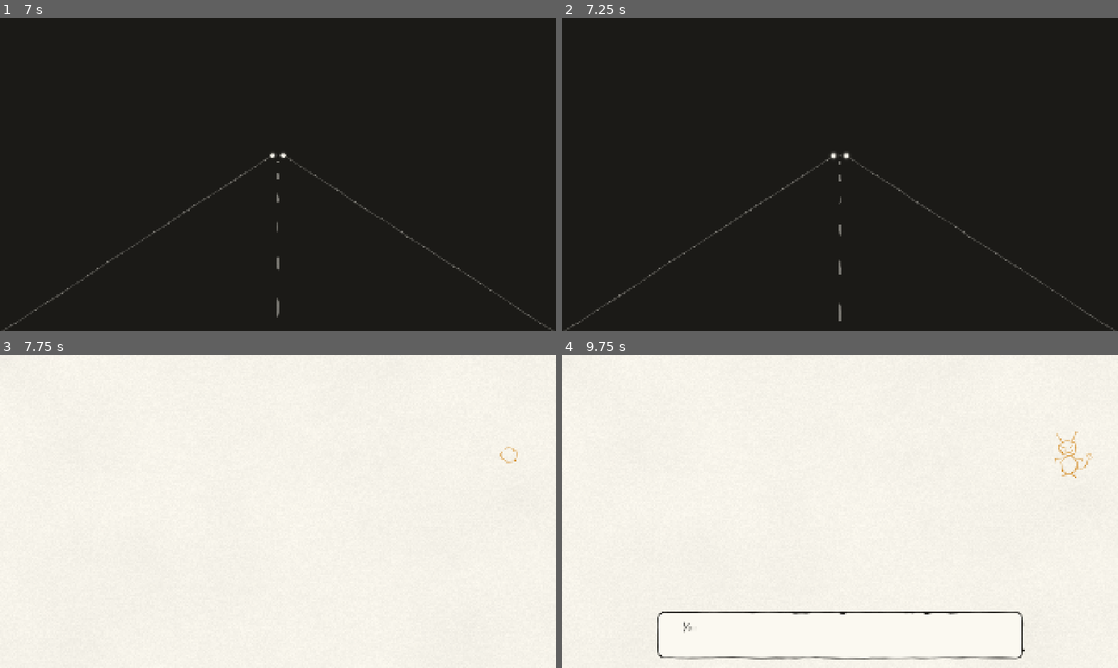
Above: before the commit, frames 1-4 (two rows, left to right).
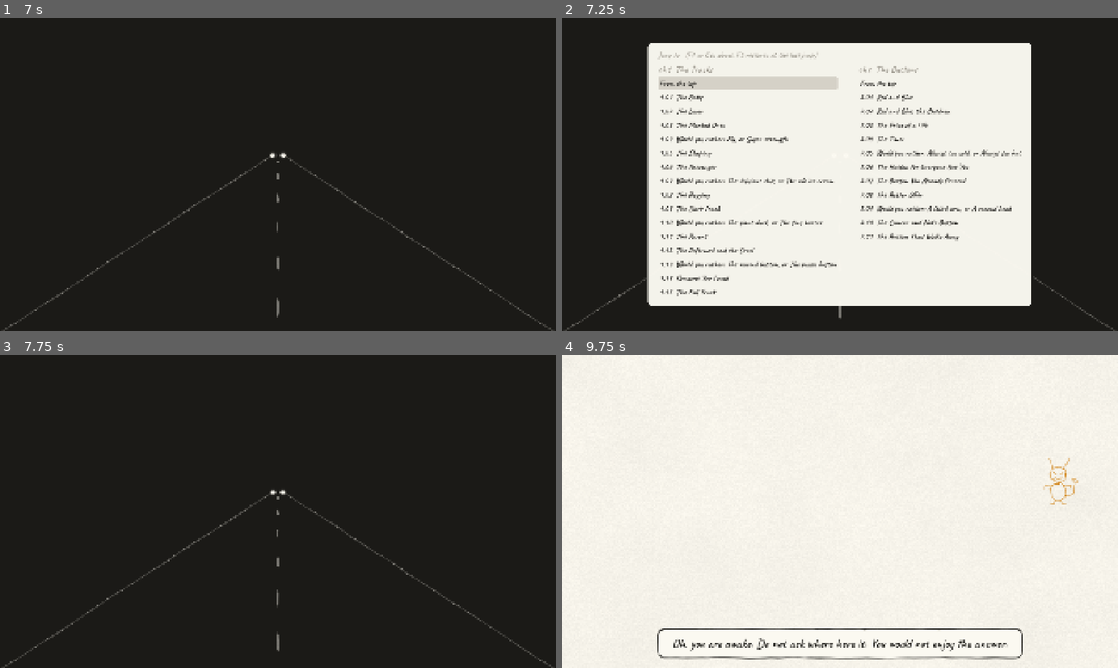
Above: after the commit, the same moments.

Repository: GoktugSugar/your_call
Game: Godot game, scene res://game/main.tscn
Same seed, same stepped clock (60 frames per second), same inputs: the game is played once before the commit and once after it. Sound files missing from this copy of the repository are replaced by a short silence.
Inputs (mouse positions are in pixels of both pictures, inside the frame that each line leads up to):
- Up to frame 1 (7 s): tap Enter at 0.5 s; move the mouse to (400, 158) at 0.52 s; press the mouse at (400, 158) at 0.53 s; release the mouse at (400, 158) at 1.25 s; drag from (166, 190) to (250, 237) at 1.27 s; move the mouse to (333, 105) at 2.02 s; hold Shift 2.03-2.75 s; click (333, 105) at 2.17 s; tap F5 (dev_restart) at 2.75, 3.5, 4.15, 5, 5.75, 6.5 s; drag from (250, 237) to (111, 127) at 2.77 s; move the mouse to (444, 221) at 3.52 s; tap Ctrl at 3.6 s; click (444, 221) at 3.67 s; drag from (111, 127) to (194, 96) at 4.27 s; move the mouse to (305, 174) at 5.02 s; hold 1 (choose_1) 5.03-5.75 s; click (305, 174) at 5.17 s; tap Escape (ui_cancel) at 5.65 s; drag from (194, 96) to (166, 190) at 5.77 s; move the mouse to (400, 158) at 6.52 s; tap Alt at 6.6 s; click (400, 158) at 6.67 s
- Up to frame 2 (7.25 s): tap F2 (dev_menu, bound only after the commit) at 7.15 s
- Up to frame 3 (7.75 s): click (183, 420) at 7.25 s, where only the run after the commit has a clickable "From the top"
- Up to frame 4 (9.75 s): drag from (728, 527) to (812, 574) at 8.02 s; move the mouse to (895, 442) at 8.77 s; press the mouse at (895, 442) at 8.78 s; release the mouse at (895, 442) at 9.5 s; drag from (812, 574) to (673, 464) at 9.52 s

Frame 1 is identical in both runs. In frame 2, 58% of the frame differs, in the area x 15-85%, y 8-97%; in frame 3, 100%, in the area x 0-100%, y 0-100%; in frame 4, 2.2%.

Commit message:
Add a dev menu on F2 to jump to any chapter or question
The game holds still while it is open. A jump restarts the run there, and F5 then restarts at the last jump. --menu and --menu-pick open it and pick from it for screenshots, and --target and --home steer the nuke stage's pin.

Co-Authored-By: Claude Opus 5.5 <noreply@anthropic.com>

Diff:
--- /dev/null
+++ b/dev/dev_menu.gd
@@ -0,0 +1,148 @@
+class_name DevMenu
+extends CanvasLayer
+## Development only: F2 opens a list of every chapter in the run and every question in it, with the
+## one being played marked. Picking one starts the run there. The game holds still while the list is
+## open, and F2 or Esc closes it again. Mouse or keys: the arrows move between entries, Enter picks.
+
+## Emitted when an entry is picked: the chapter's id, and the beat to start from, empty for its top.
+signal picked(chapter: StringName, beat: StringName)
+
+## Holds the title and the columns.
+@export var panel: PanelContainer
+## Scrolls the columns when they outgrow the panel.
+@export var scroll: ScrollContainer
+## Holds a column per chapter.
+@export var columns: HBoxContainer
+
+@export_group("Words")
+## What the entry for the top of a chapter says.
+@export var top_text := "From the top"
+## What marks the entry being played now.
+@export var now_mark := "now:"
+## Size of each chapter's name.
+@export_range(8, 120) var heading_size := 34
+## Size of the entries.
+@export_range(8, 120) var entry_size := 28
+
+@export_group("Look")
+## Palette role of each chapter's name.
+@export var heading_role := &"secondary"
+## Palette role of the entries.
+@export var entry_role := &"ink"
+## Palette role of the entry being played now.
+@export var now_role := &"amber"
+## Palette role of the panel.
+@export var panel_role := &"box_paper"
+## Palette role of the panel's edge.
+@export var edge_role := &"ink"
+## Palette role of the wash behind the entry under the pointer or the keys.
+@export var lit_role := &"faded"
+## How opaque the panel is.
+@export_range(0.0, 1.0, 0.01) var panel_alpha := 0.97
+## The tallest the list grows before it scrolls, as a share of the screen.
+@export_range(0.1, 1.0, 0.01) var max_height_share := 0.86
+
+var _first: Button
+var _now: Button
+## The top of the chapter being played, focused when what is being played is not a question.
+var _now_top: Button
+
+
+func _ready() -> void:
+	process_mode = Node.PROCESS_MODE_ALWAYS
+	visible = false
+	var palette := InkPalette.get_default()
+	var style := StyleBoxFlat.new()
+	style.bg_color = Color(palette.color(panel_role), panel_alpha)
+	style.border_color = palette.color(edge_role)
+	style.set_border_width_all(2)
+	style.set_corner_radius_all(14)
+	panel.add_theme_stylebox_override(&"panel", style)
+
+
+func _unhandled_input(event: InputEvent) -> void:
+	if visible and event.is_action_pressed(&"ui_cancel"):
+		get_viewport().set_input_as_handled()
+		close()
+
+
+## Lists [param chapters] and holds the game still, marking the beat [param now_beat] of the chapter
+## [param now_chapter] as the one being played.
+func open(chapters: Array[ChapterData], now_chapter: StringName, now_beat: StringName) -> void:
+	_fill(chapters, now_chapter, now_beat)
+	# Shown before it is measured, since a container sizes only what is visible.
+	visible = true
+	var screen := get_viewport().get_visible_rect().size
+	var content := columns.get_combined_minimum_size()
+	scroll.custom_minimum_size = Vector2(minf(content.x, screen.x * 0.9), minf(content.y, screen.y * max_height_share))
+	get_tree().paused = true
+	var focus := _now if _now != null else (_now_top if _now_top != null else _first)
+	if focus != null:
+		focus.grab_focus()
+
+
+## Hides the list and lets the game carry on.
+func close() -> void:
+	visible = false
+	get_tree().paused = false
+
+
+## Whether the list is up.
+func is_open() -> bool:
+	return visible
+
+
+## Picks the entry for [param chapter] and [param beat], as a click on it would.
+func pick(chapter: StringName, beat: StringName) -> void:
+	picked.emit(chapter, beat)
+
+
+func _fill(chapters: Array[ChapterData], now_chapter: StringName, now_beat: StringName) -> void:
+	for child in columns.get_children():
+		columns.remove_child(child)
+		child.queue_free()
+	_first = null
+	_now = null
+	_now_top = null
+	for chapter in chapters:
+		var column := VBoxContainer.new()
+		columns.add_child(column)
+		var heading := Label.new()
+		heading.text = "%s  %s" % [chapter.id, chapter.title]
+		heading.add_theme_font_size_override(&"font_size", heading_size)
+		heading.add_theme_color_override(&"font_color", InkPalette.get_default().color(heading_role))
+		column.add_child(heading)
+		var top := _add_entry(column, top_text, chapter.id, &"", chapter.id == now_chapter and now_beat == &"")
+		if chapter.id == now_chapter:
+			_now_top = top
+		for beat in chapter.beats:
+			if beat is QuestionData:
+				var question := beat as QuestionData
+				_add_entry(column, "%s  %s" % [question.number, question.title], chapter.id, beat.id,
+						chapter.id == now_chapter and beat.id == now_beat)
+
+
+func _add_entry(column: VBoxContainer, text: String, chapter: StringName, beat: StringName, is_now: bool) -> Button:
+	var palette := InkPalette.get_default()
+	var entry := Button.new()
+	entry.text = "%s %s" % [now_mark, text] if is_now else text
+	entry.flat = true
+	entry.alignment = HORIZONTAL_ALIGNMENT_LEFT
+	entry.focus_mode = Control.FOCUS_ALL
+	entry.add_theme_font_size_override(&"font_size", entry_size)
+	var color := palette.color(now_role if is_now else entry_role)
+	for state: StringName in [&"font_color", &"font_hover_color", &"font_focus_color", &"font_pressed_color",
+			&"font_hover_pressed_color"]:
+		entry.add_theme_color_override(state, color)
+	var lit := StyleBoxFlat.new()
+	lit.bg_color = Color(palette.color(lit_role), 0.6)
+	lit.set_corner_radius_all(6)
+	for state: StringName in [&"hover", &"focus", &"pressed", &"hover_pressed"]:
+		entry.add_theme_stylebox_override(state, lit)
+	entry.pressed.connect(func() -> void: picked.emit(chapter, beat))
+	column.add_child(entry)
+	if _first == null:
+		_first = entry
+	if is_now:
+		_now = entry
+	return entry
--- /dev/null
+++ b/dev/dev_menu.tscn
@@ -0,0 +1,57 @@
+[gd_scene load_steps=2 format=3]
+
+[ext_resource type="Script" path="res://dev/dev_menu.gd" id="1_menu"]
+
+[node name="DevMenu" type="CanvasLayer" node_paths=PackedStringArray("panel", "scroll", "columns")]
+process_mode = 3
+layer = 110
+visible = false
+script = ExtResource("1_menu")
+panel = NodePath("Screen/Center/Panel")
+scroll = NodePath("Screen/Center/Panel/Margin/Stack/Scroll")
+columns = NodePath("Screen/Center/Panel/Margin/Stack/Scroll/Columns")
+
+[node name="Screen" type="Control" parent="."]
+layout_mode = 3
+anchors_preset = 15
+anchor_right = 1.0
+anchor_bottom = 1.0
+grow_horizontal = 2
+grow_vertical = 2
+mouse_filter = 2
+
+[node name="Center" type="CenterContainer" parent="Screen"]
+layout_mode = 1
+anchors_preset = 15
+anchor_right = 1.0
+anchor_bottom = 1.0
+grow_horizontal = 2
+grow_vertical = 2
+mouse_filter = 2
+
+[node name="Panel" type="PanelContainer" parent="Screen/Center"]
+layout_mode = 2
+
+[node name="Margin" type="MarginContainer" parent="Screen/Center/Panel"]
+layout_mode = 2
+theme_override_constants/margin_left = 36
+theme_override_constants/margin_top = 22
+theme_override_constants/margin_right = 36
+theme_override_constants/margin_bottom = 26
+
+[node name="Stack" type="VBoxContainer" parent="Screen/Center/Panel/Margin"]
+layout_mode = 2
+theme_override_constants/separation = 10
+
+[node name="Title" type="Label" parent="Screen/Center/Panel/Margin/Stack"]
+layout_mode = 2
+theme_override_colors/font_color = Color(0.6039216, 0.5882353, 0.54901963, 1)
+theme_override_font_sizes/font_size = 28
+text = "Jump to   (F2 or Esc closes, F5 restarts at the last jump)"
+
+[node name="Scroll" type="ScrollContainer" parent="Screen/Center/Panel/Margin/Stack"]
+layout_mode = 2
+
+[node name="Columns" type="HBoxContainer" parent="Screen/Center/Panel/Margin/Stack/Scroll"]
+layout_mode = 2
+theme_override_constants/separation = 72
--- a/dev/dev_tools.gd
+++ b/dev/dev_tools.gd
@@ -1,5 +1,6 @@
 extends Node
-## Development only: Main adds this in debug builds. F5 restarts, F3 shows the overlay with the
+## Development only: Main adds this in debug builds. F2 opens a menu to jump to any chapter or question,
+## F5 restarts (at the last jump, if there was one), F3 shows the overlay with the chapter, the
 ## question's phase and the silent profile. Switches after [code]--[/code] on the command line:
 ## [codeblock]
 ## --autoplay=N     pick option N (counting from 1) and click through everything else
@@ -17,6 +18,10 @@
 ## --every=S        with --shots, also save a screenshot every S seconds all the way through
 ## --window=WxH     a plain window of exactly that size, to check a resolution
 ## --log-talk       print when each page starts, finishes inking on, and stops being spoken
+## --target=XX      on the nuke stage, the pin lands on the country with this code, such as VA
+## --home=XX        on the nuke stage, treat the country with this code as the player's own
+## --menu=S         open the jump menu S seconds in, once per launch, for a screenshot of it
+## --menu-pick=CH:BEAT  with --menu, then pick that entry from it, such as ch2:timer (ch2: is its top)
 ## --chapter=ID     start the run at the chapter with this id, such as ch2, instead of the first
 ## --beat=ID        start at the beat with this id, in that chapter or the first chapter that has it
 ## [/codeblock]
@@ -25,12 +30,21 @@
 @export_range(0.0, 5.0, 0.05) var autoplay_delay := 0.6
 ## Shows the phase and the profile.
 @export var overlay: Label
+## Lists every chapter and question to jump to.
+@export var menu: DevMenu
+
+## Where the last jump from the menu starts the run. Kept across restarts, so F5 starts there again.
+static var _jump_chapter := &""
+static var _jump_beat := &""
+## Whether --menu has opened the menu already in this launch, so a jump's restart does not open it again.
+static var _menu_opened := false
+## Screenshots taken so far, counted across restarts so a jump does not write over earlier ones.
+static var _shot_count := 0
 
 ## The main scene, set by Main before this enters the tree.
 var main: Main
 
 var _shot_path := ""
-var _shot_count := 0
 var _burst := 0.0
 var _questions_done := 0
 var _quit_after := 0
@@ -38,6 +52,7 @@
 var _picks := PackedStringArray()
 var _choices_made := 0
 var _chapter := &""
+var _beat := &""
 
 
 func _ready() -> void:
@@ -49,7 +64,21 @@
 		main.start_chapter = StringName(args["chapter"])
 	if args.has("beat"):
 		main.start_beat = StringName(args["beat"])
+	if _jump_chapter != &"":
+		main.start_chapter = _jump_chapter
+		main.start_beat = _jump_beat
 	main.run_player.chapter_started.connect(func(chapter: ChapterData) -> void: _chapter = chapter.id)
+	main.run_player.beat_started.connect(func(beat: BeatData) -> void: _beat = beat.id)
+	menu.picked.connect(_jump_to)
+	if args.has("menu") and not _menu_opened:
+		_menu_opened = true
+		_open_menu_after(float(args["menu"]), str(args.get("menu-pick", "")))
+	if args.has("target") or args.has("home"):
+		# A stage is set up just after it enters the tree, so this lands before the nuke stage picks.
+		# Any other stage has no such property and ignores it.
+		main.question_player.stage_root.child_entered_tree.connect(func(node: Node) -> void:
+			node.set(&"target_override", str(args.get("target", "")))
+			node.set(&"home_override", str(args.get("home", ""))))
 	if args.has("speed"):
 		Engine.time_scale = float(args["speed"])
 	var player: QuestionPlayer = main.question_player
@@ -73,10 +102,42 @@
 
 
 func _unhandled_input(event: InputEvent) -> void:
-	if event.is_action_pressed(&"dev_restart"):
-		get_tree().reload_current_scene()
+	if event.is_action_pressed(&"dev_menu"):
+		get_viewport().set_input_as_handled()
+		if menu.is_open():
+			menu.close()
+		else:
+			menu.open(main.chapters, _chapter, _beat)
+	elif event.is_action_pressed(&"dev_restart"):
+		_restart()
 	elif event.is_action_pressed(&"dev_overlay"):
 		overlay.visible = not overlay.visible
+
+
+## Starts the run over at [param chapter], from [param beat] or its top, and keeps that as the place
+## F5 starts from.
+func _jump_to(chapter: StringName, beat: StringName) -> void:
+	_jump_chapter = chapter
+	_jump_beat = beat
+	_restart()
+
+
+func _restart() -> void:
+	get_tree().paused = false
+	get_tree().reload_current_scene()
+
+
+## Opens the menu [param seconds] in, then picks [param pick] (chapter:beat) from it, if given.
+func _open_menu_after(seconds: float, pick: String) -> void:
+	await get_tree().create_timer(seconds, true, false, true).timeout
+	menu.open(main.chapters, _chapter, _beat)
+	if pick.is_empty():
+		return
+	await get_tree().create_timer(autoplay_delay * 2.0, true, false, true).timeout
+	if not _shot_path.is_empty():
+		await _shoot()
+	var parts := pick.split(":")
+	menu.pick(StringName(parts[0]), StringName(parts[1] if parts.size() > 1 else ""))
 
 
 func _process(_delta: float) -> void:
--- a/dev/dev_tools.tscn
+++ b/dev/dev_tools.tscn
@@ -1,10 +1,12 @@
-[gd_scene load_steps=2 format=3]
+[gd_scene load_steps=3 format=3]
 
 [ext_resource type="Script" path="res://dev/dev_tools.gd" id="1_tools"]
+[ext_resource type="PackedScene" path="res://dev/dev_menu.tscn" id="2_menu"]
 
-[node name="DevTools" type="Node" node_paths=PackedStringArray("overlay")]
+[node name="DevTools" type="Node" node_paths=PackedStringArray("overlay", "menu")]
 script = ExtResource("1_tools")
 overlay = NodePath("Layer/Overlay")
+menu = NodePath("Menu")
 
 [node name="Layer" type="CanvasLayer" parent="."]
 layer = 100
@@ -17,3 +19,5 @@
 theme_override_colors/font_color = Color(0.6039216, 0.5882353, 0.54901963, 1)
 theme_override_font_sizes/font_size = 30
 text = "dev"
+
+[node name="Menu" parent="." instance=ExtResource("2_menu")]
--- a/game/main.gd
+++ b/game/main.gd
@@ -24,6 +24,8 @@
 
 ## The silent portrait of the player, started fresh for each run.
 var profile := Profile.new()
+## The chapters of the run, in order.
+var chapters: Array[ChapterData] = []
 
 
 func _ready() -> void:
@@ -31,7 +33,7 @@
 		var tools := dev_tools_scene.instantiate()
 		tools.set(&"main", self)
 		add_child(tools)
-	var chapters := _load_run()
+	chapters = _load_run()
 	if chapters.is_empty():
 		push_error("Main: no chapters to play in %s" % run_path)
 		return
--- a/project.godot
+++ b/project.godot
@@ -99,6 +99,11 @@
 "events": [Object(InputEventKey,"resource_local_to_scene":false,"resource_name":"","device":-1,"window_id":0,"alt_press …(195 unchanged characters)…
 ]
 }
+dev_menu={
+"deadzone": 0.2,
+"events": [Object(InputEventKey,"resource_local_to_scene":false,"resource_name":"","device":-1,"window_id":0,"alt_pressed":false,"shift_pressed":false,"ctrl_pressed":false,"meta_pressed":false,"pressed":false,"keycode":0,"physical_keycode":4194333,"key_label":0,"unicode":0,"location":0,"echo":false,"script":null)
+]
+}
 pick={
 "deadzone": 0.2,
 "events": [Object(InputEventMouseButton,"resource_local_to_scene":false,"resource_name":"","device":-1,"window_id":0,"a …(253 unchanged characters)…
Not shown, added: dev/dev_menu.gd.uid
